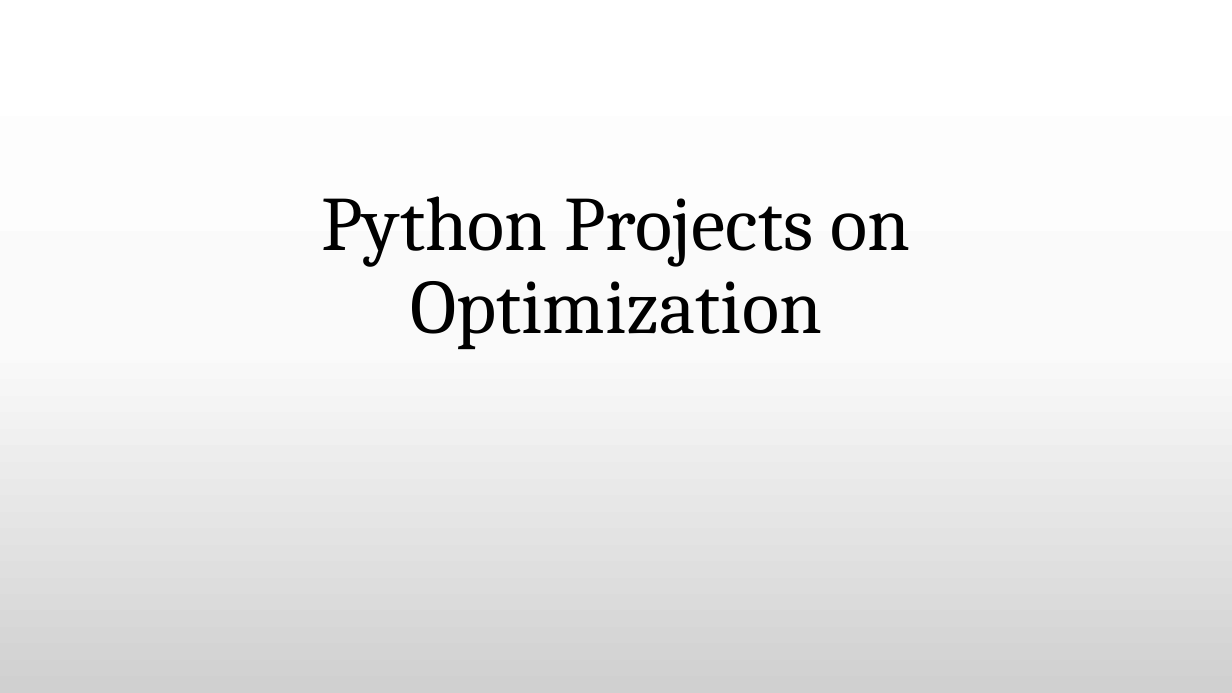
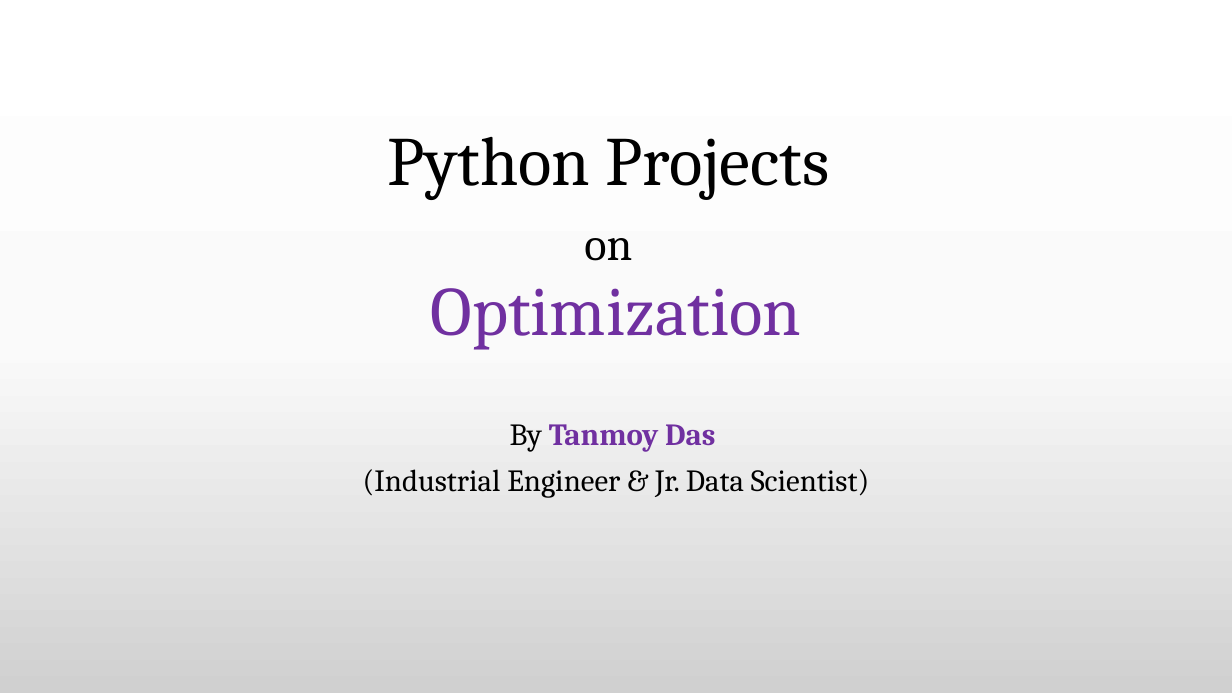
Before and after one commit to tanmoyie/Operations-Research-Theory, a slide deck: slide 1 of Python Projects on Optimization (Explanation).pptx. Drawn at 1232x693 pixels with LibreOffice and Linux fonts; fonts in the diff are those of the drawing. Boxes give left, top, right and bottom in pixels: in the first picture for what was removed or moved away, otherwise in the second. Text is boxed around its words. In the diff, an @@ line names an element or a change of style, - is before the commit and + after.

Commit message:
Python Projects on Optimization

```diff
--- a/Python Projects on Optimization (Explanation).pptx
+++ b/Python Projects on Optimization (Explanation).pptx
@@ title "Python Projects on Optimization" at bbox=[387, 137, 830, 349]: size 60 to 54 pt; size 60 to 36 pt in "on"; text colour #000000 to #7030A0 in "Optimization" @@
@@ subtitle added at bbox=[363, 424, 870, 498], 24 pt, text #000000 @@
+By Tanmoy Das
+(Industrial Engineer & Jr. Data Scientist)
```
Also in this commit, not shown: 2 other slides changed, 17 slides added, 4 other files.
